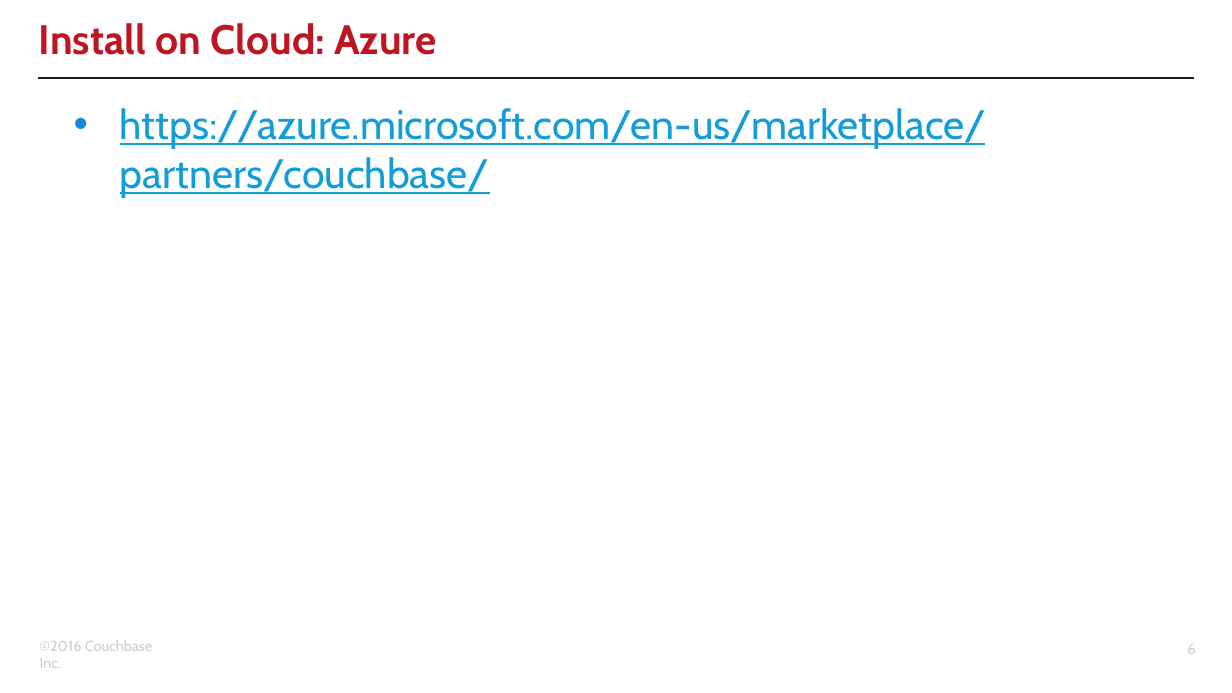
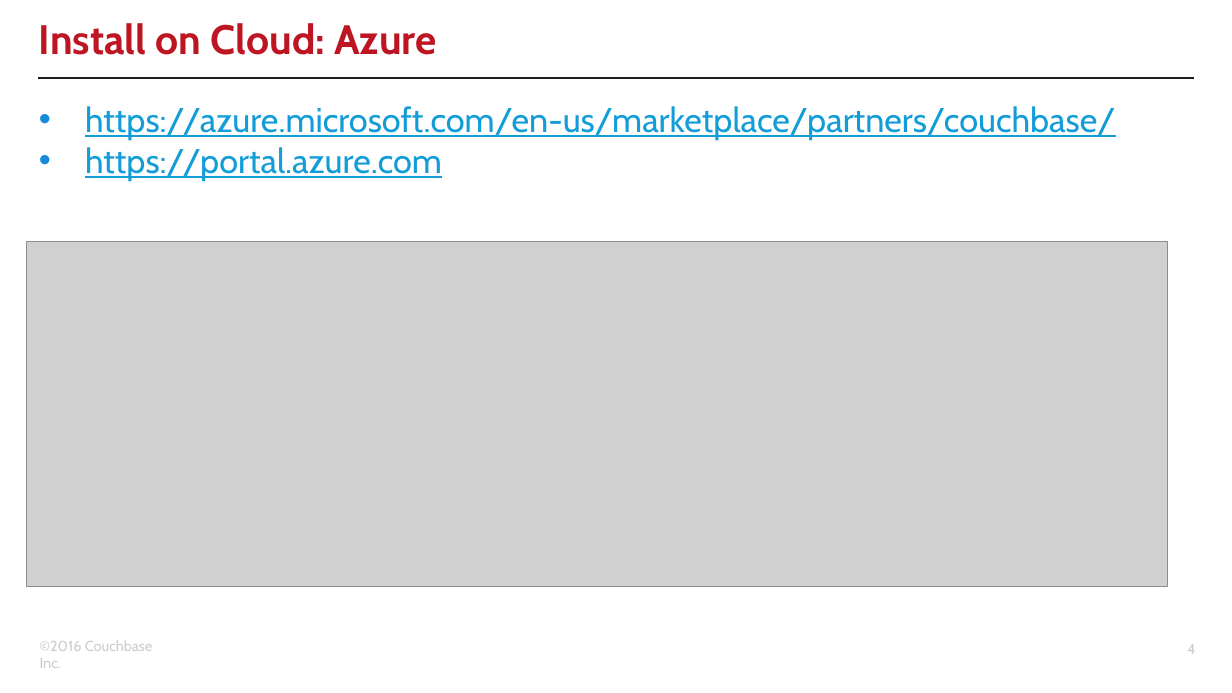
Before and after one commit to subalakr/workshop, a slide deck: slide 4 of connect2016/developer/01/01.pptx (slide 6 before the commit). Drawn at 1232x693 pixels with LibreOffice and Linux fonts; fonts in the diff are those of the drawing; grey boxes stand for pictures; background and template pictures are left out. Boxes give left, top, right and bottom in pixels: in the first picture for what was removed or moved away, otherwise in the second. Text is boxed around its words. In the diff, an @@ line names an element or a change of style, - is before the commit and + after.

```diff
--- a/connect2016/developer/01/01.pptx
+++ b/connect2016/developer/01/01.pptx
@@ text "https://azure.microsoft.com/en-us/marketplace/partners/couch ...": place and size @@
-text "https://azure.microsoft.com/en-us/marketplace/partners/couch ..." at [120,108,986,198]
+text "https://azure.microsoft.com/en-us/marketplace/partners/couch ..." at [85,106,1116,182]
@@ text at [85,106,1116,141]: size 24 to 20 pt in "https://azure.microsoft.com/en-us/marketplace/partners/couch ..." @@
@@ text at [85,147,442,182]: paragraph added @@
+• https://portal.azure.com
@@ picture added at [27,241,1168,586] @@
@@ page number at [1187,644,1195,654]: text changed @@
-6
+4
```
Also in this commit, not shown: 3 other slides changed, 7 slides added, 2 slides removed.
